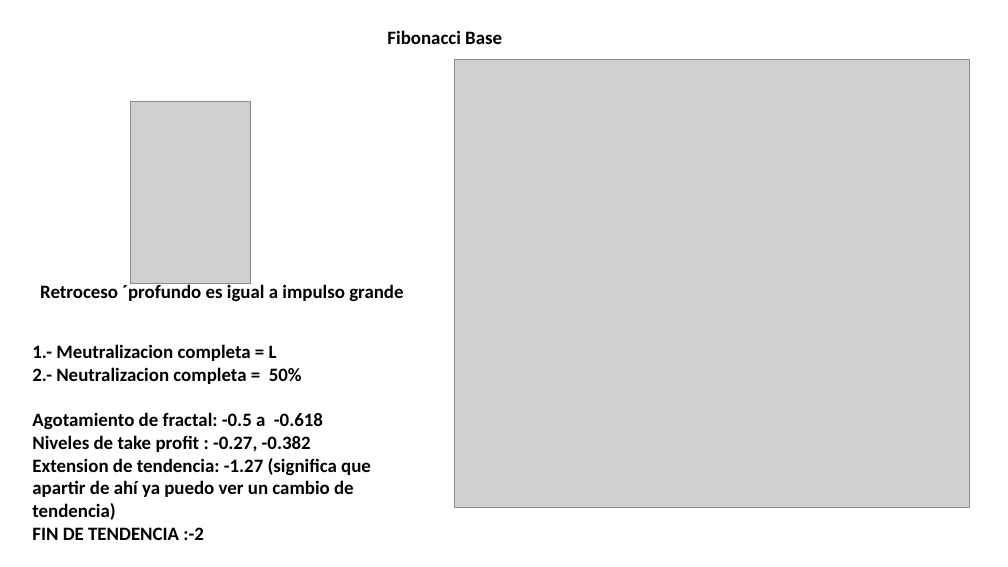
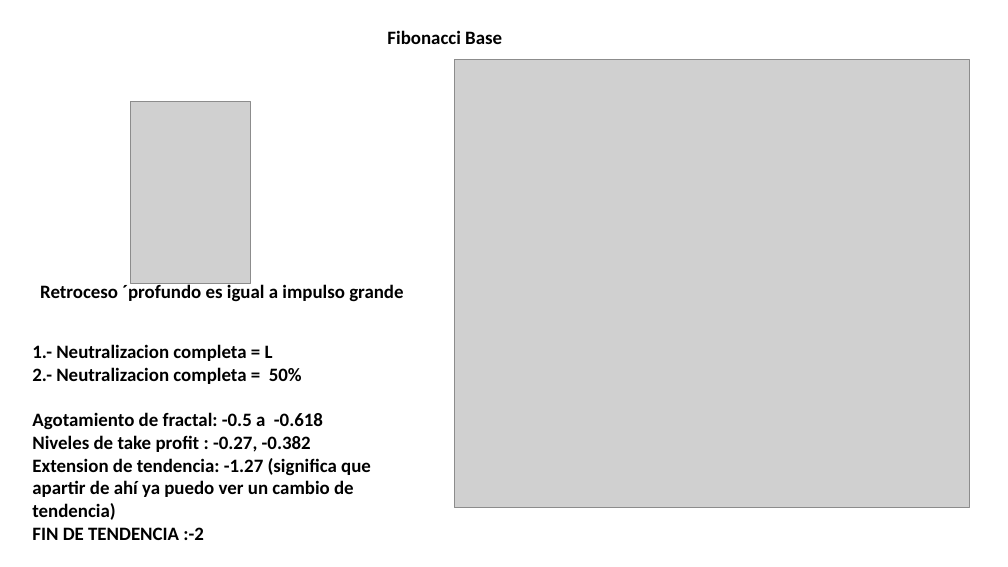
Before and after one commit to Edd1eware/Yields_Academy, a slide deck: slide 13 of Manual_YIELDS_ACADEMY.pptx (slide 14 before the commit). Drawn at 1008x567 pixels with LibreOffice and Linux fonts; fonts in the diff are those of the drawing; grey boxes stand for pictures. Boxes give left, top, right and bottom in pixels: in the first picture for what was removed or moved away, otherwise in the second. Text is boxed around its words. In the diff, an @@ line names an element or a change of style, - is before the commit and + after.

```diff
--- a/Manual_YIELDS_ACADEMY.pptx
+++ b/Manual_YIELDS_ACADEMY.pptx
@@ text at (x1=32, y1=344, x2=273, y2=361): text changed @@
-1.- Meutralizacion completa = L
+1.- Neutralizacion completa = L
```
Also in this commit, not shown: 1 other slide changed, 10 slides added, 2 slides removed.
